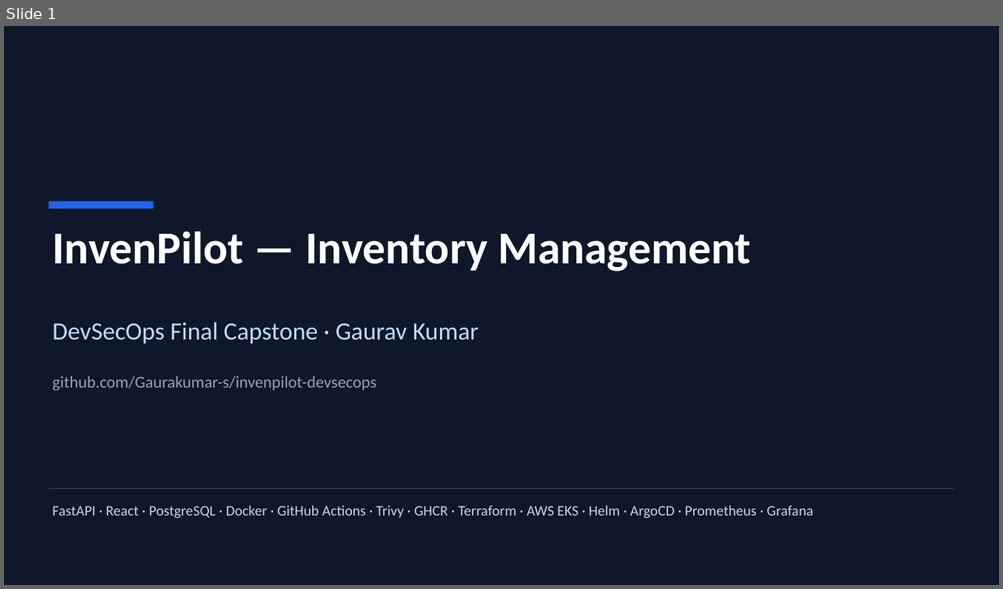
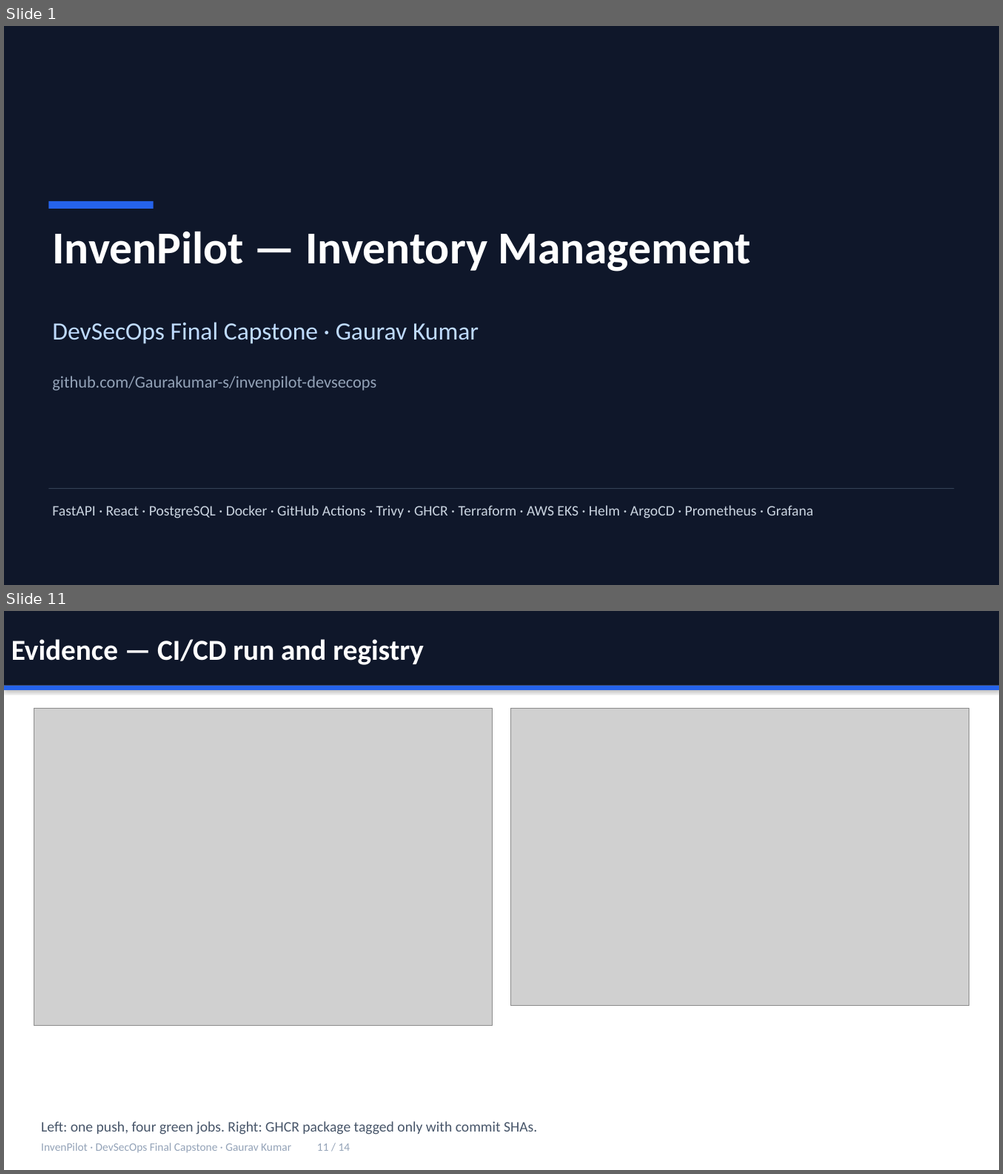
Before and after one commit to Gaurakumar-s/invenpilot-devsecops, a slide deck: demo/slides.pptx. Shown one above the other, each under a label of ours: slide 1 before the commit, slides 1 and 11 after it; the slides between them are not shown. The pictures are 1003x589 and 1003x1174 pixels, drawn with LibreOffice and Linux fonts; fonts in the diff are those of the drawing; grey boxes stand for pictures. Boxes give left, top, right and bottom in pixels: in the first picture for what was removed or moved away, otherwise in the second. Text is boxed around its words. In the diff, an @@ line names an element or a change of style, - is before the commit and + after.

Commit message:
docs(demo): add four full-size evidence slides to the deck (14 slides)

```diff
--- a/demo/slides.pptx
+++ b/demo/slides.pptx
@@ slide 11 added at box(4, 611, 999, 1170), background #FFFFFF @@
@@ rectangle added at box(4, 611, 999, 686), fill #0F172A, 28 pt, text #FFFFFF, bold @@
+Evidence — CI/CD run and registry
@@ rectangle added at box(4, 686, 999, 690), fill #2563EB @@
@@ picture added at box(34, 708, 492, 1026) @@
@@ picture added at box(511, 708, 969, 1005) @@
@@ text added at box(41, 1122, 537, 1135), 14 pt, text #475569 @@
+Left: one push, four green jobs. Right: GHCR package tagged only with commit SHAs.
@@ text added at box(41, 1143, 350, 1153), 11 pt, text #94A3B8 @@
+InvenPilot · DevSecOps Final Capstone · Gaurav Kumar 11 / 14
```
Also in this commit, not shown: 9 slides changed, 3 other slides added, 1 other file.
